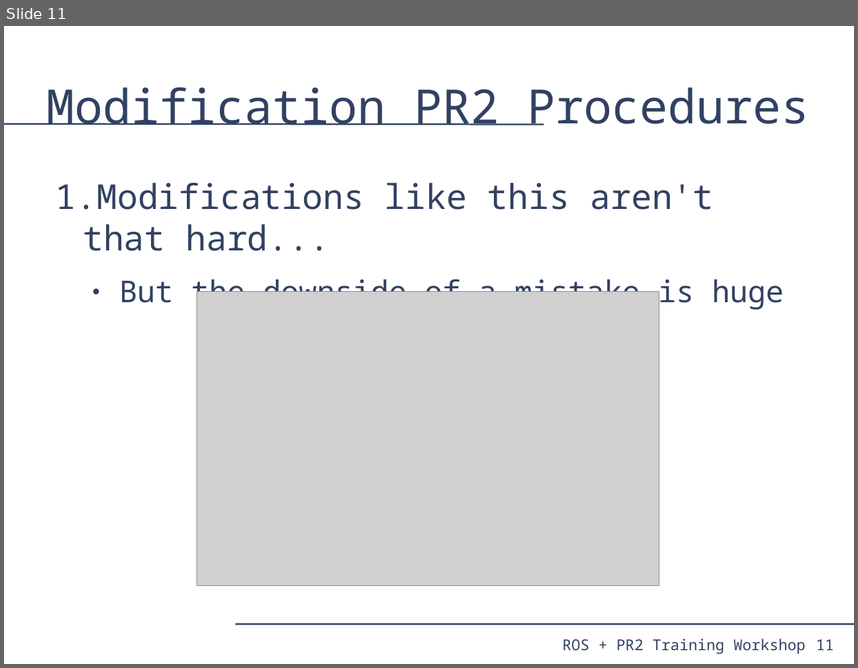
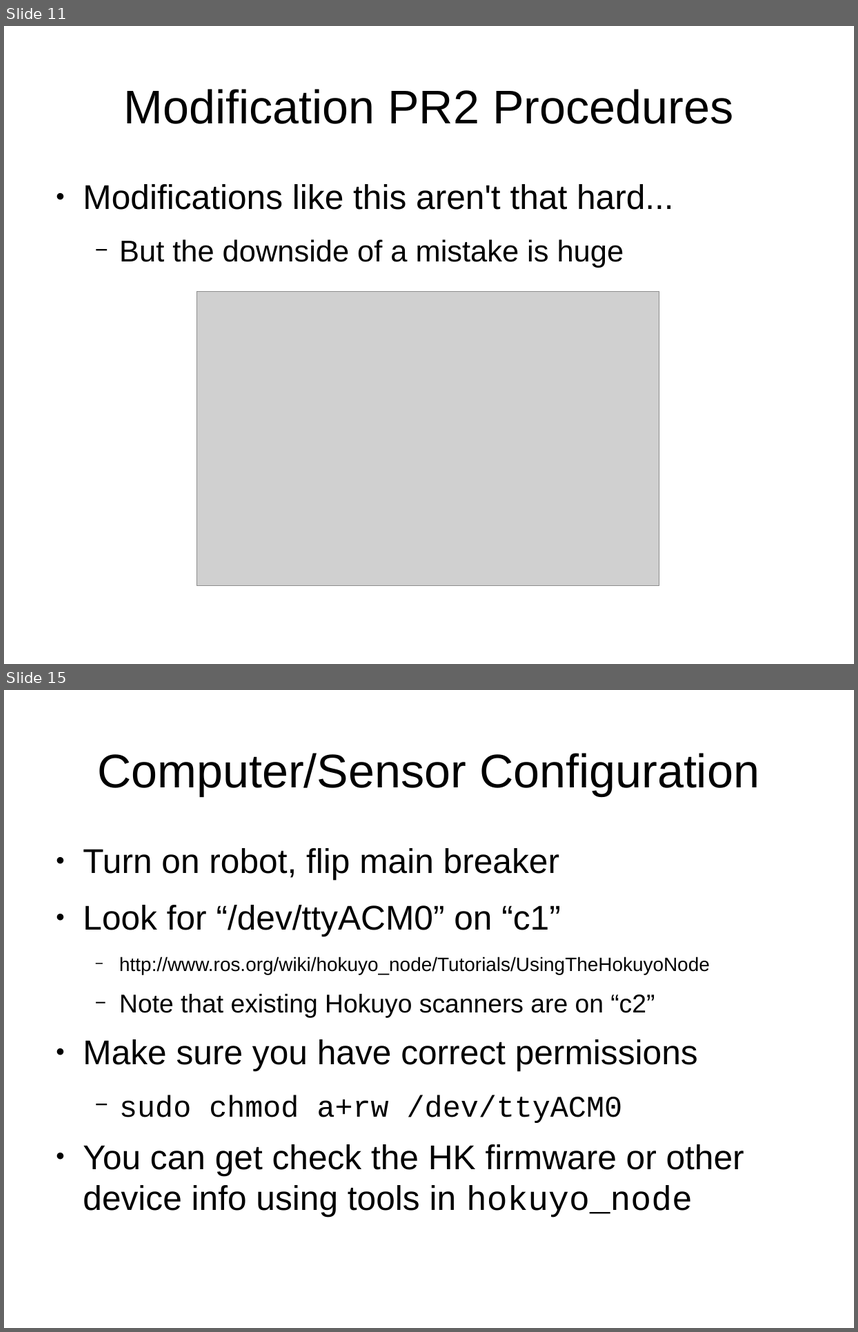
Before and after one commit to PR2/pr2_docs, a slide deck: pr2_training_workshop/modifying_pr2/adding_sensor.odp. Shown one above the other, each under a label of ours: slide 11 before the commit, slides 11 and 15 after it; the slides between them are not shown. The pictures are 858x668 and 858x1332 pixels, drawn with LibreOffice and Linux fonts; fonts in the diff are those of the drawing; grey boxes stand for pictures. Boxes give left, top, right and bottom in pixels: in the first picture for what was removed or moved away, otherwise in the second. Text is boxed around its words. In the diff, an @@ line names an element or a change of style, - is before the commit and + after.

Commit message:
Adding sensor now has corrections and additions from Eric and Keenan

```diff
--- a/pr2_training_workshop/modifying_pr2/adding_sensor.odp
+++ b/pr2_training_workshop/modifying_pr2/adding_sensor.odp
@@ slide 15 added at [4, 690, 854, 1328], background #FFFFFF @@
@@ title added at [97, 753, 760, 796], 44 pt, text #000000 @@
+Computer/Sensor Configuration
@@ text added at [83, 848, 744, 1217], 32 pt, text #000000 @@
+● Turn on robot, flip main breaker
+● Look for “/dev/ttyACM0” on “c1”
+  − http://www.ros.org/wiki/hokuyo_node/Tutorials/UsingTheHokuyoNode
+  − Note that existing Hokuyo scanners are on “c2”
+● Make sure you have correct permissions
+  − sudo chmod a+rw /dev/ttyACM0
+● You can get check the HK firmware or other device info using tools in hokuyo_node
@@ slide 11 changed as well @@
@@ title "Modification PR2 Procedures" at [123, 89, 733, 124]: font Noto Sans Mono to Arial, text colour #314162 to #000000; alignment left to centre @@
@@ line removed from (4, 124) to (544, 124) @@
@@ text "Modifications like this aren't that ..." at [83, 184, 674, 267]: font Noto Sans Mono to Arial, text colour #314162 to #000000; bullet 1. to ●; bullet colour #314162 to #000000; bullet ● to − @@
@@ line removed from (235, 624) to (854, 624) @@
@@ text removed at [562, 638, 805, 654] @@
-ROS + PR2 Training Workshop
@@ page number removed at [816, 639, 834, 650] @@
-11
```
Also in this commit, not shown: 13 other slides changed, 3 other slides added, 1 slide removed.
